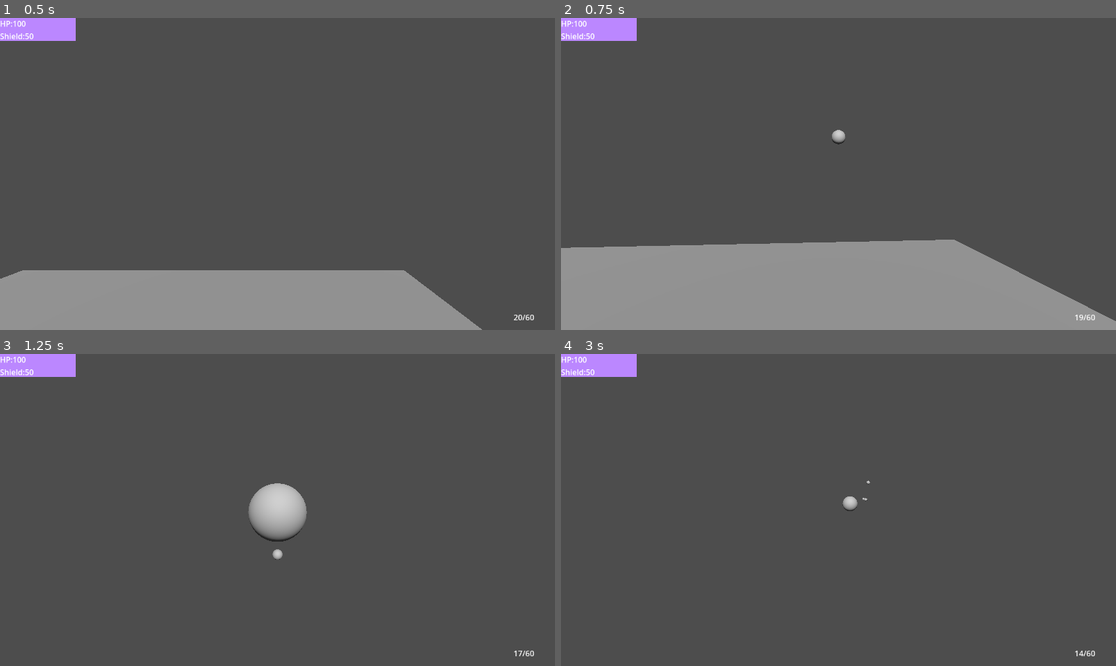
Above: before the commit, frames 1-4 (two rows, left to right).
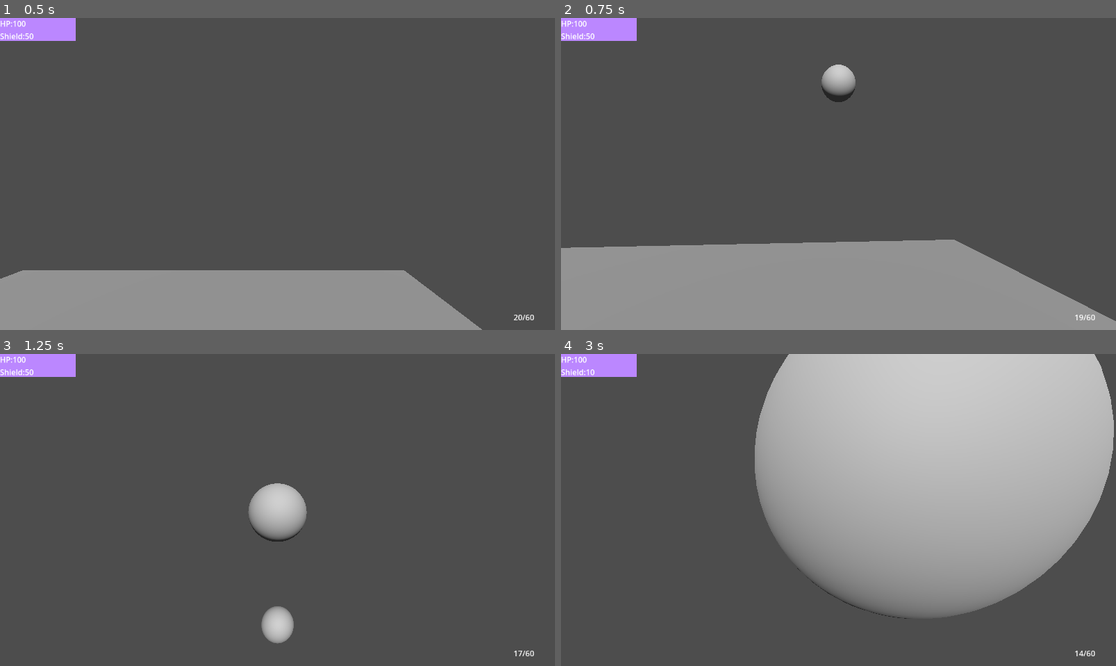
Above: after the commit, the same moments.

Repository: kuritism/scrimmages-during-internship-2
Game: Godot game, scene res://level.tscn
Same seed, same stepped clock (60 frames per second), same inputs: the game is played once before the commit and once after it.
Inputs (mouse positions are in pixels of both pictures, inside the frame that each line leads up to):
- Up to frame 1 (0.5 s): no input
- Up to frame 2 (0.75 s): move the mouse to (866, 174) at 0.52 s; press the mouse at (866, 174) at 0.53 s; hold W (move_forward) from 0.53 s (still down)
- Up to frame 3 (1.25 s): keep holding W (move_forward); tap Space (jump) at 0.77 s
- Up to frame 4 (3 s): keep holding W (move_forward); move the mouse to (810, 510) at 1.27 s; release the mouse at (810, 510) at 1.28 s; click (810, 510) at 1.35 s; tap Space (jump) at 1.52 s; move the mouse to (849, 503) at 2.02 s; press the mouse at (849, 503) at 2.03 s; move the mouse to (832, 516) at 2.77 s; release the mouse at (832, 516) at 2.78 s; click (832, 516) at 2.85 s

Frame 1 is identical in both runs. In frame 2, 0.6% of the frame differs, in the area x 46-54%, y 14-41%; in frame 3, 0.6%; in frame 4, 46%, in the area x 4-100%, y 0-85%.

Commit message:
ruff
<3

Diff:
--- a/Baisc Upgrade.gd
+++ b/Baisc Upgrade.gd
@@ -1,9 +1,15 @@
 extends Node3D
+@onready var bullet = null
+func bullet_setup(bullet_obj, enchant_damp):
+	bullet = bullet_obj
+	bullet.bullet_damage -= round(5 / enchant_damp)
+	bullet.bullet_speed -= round(10 / enchant_damp)
+	$"Status Effect".start()
 
-func bullet_setup(bullet, enchant_damp):
-	bullet.bullet_damage -= round(10 / enchant_damp)
-	bullet.bullet_speed -= round(10 / enchant_damp)
-func bullet_process(bullet, enchant_damp):
-	bullet.bullet_damage += round(1 / enchant_damp) + 1
+
 func onhit(body, enchant_damp):
-	print("ARGGHGHGHHGH")
+	pass
+
+
+func _on_timer_timeout():
+	bullet.bullet_damage += 5
--- a/Bullet.gd
+++ b/Bullet.gd
@@ -7,8 +7,9 @@
 @onready var enchantments = null
 @onready var enchant_damp = 1
 func setup(gun_basis, enchants):
-
-	enchantments = enchants
+	if enchants:
+		enchantments = enchants.duplicate()
+		add_child(enchantments)
 	#Math (Bigger Decimal = More Dampening)
 	enchant_damp = 0.5 + 0.5*(enchantments.get_child_count())
 
--- a/Bullet.tscn
+++ b/Bullet.tscn
@@ -21,6 +21,4 @@
 shape = SubResource("CapsuleShape3D_62014")
 disabled = true
 
-[node name="Enchantments" type="Node3D" parent="."]
-
 [connection signal="body_entered" from="Area3D" to="." method="_on_area_3d_body_entered"]
--- a/Gun_Component.gd
+++ b/Gun_Component.gd
@@ -9,7 +9,7 @@
 @export var bullet_speed : int = 20
 @export var bullet_damage : int = 10
 @export var bullet_spread : float
-@export var shell_amount : int = 3
+@export var shell_amount : int = 1
 @export var num_bullets = mag_size
 @export var additional_bullets = mag_size * num_reloads
 # Called when the node enters the scene tree for the first time.
@@ -23,6 +23,8 @@
 		var angle = rotation
 		print(angle)
 		add_child(bullet)
+		bullet.bullet_damage = bullet_damage
+		bullet.bullet_speed = bullet_speed
 		bullet.setup(global_transform.basis.z, $Enchantments)
 		bullet.position.x=position.x
 		bullet.position.y=position.y - 0.5
--- a/gun_component.tscn
+++ b/gun_component.tscn
@@ -16,11 +16,12 @@
 
 [node name="Enchantments" type="Node3D" parent="."]
 
-[node name="Baisc Upgrade" type="Node3D" parent="Enchantments"]
+[node name="Fermutations" type="Node3D" parent="Enchantments"]
 script = ExtResource("2_qgv5o")
 
-[node name="Baisc Upgrade2" type="Node3D" parent="Enchantments"]
-script = ExtResource("2_qgv5o")
+[node name="Status Effect" type="Timer" parent="Enchantments/Fermutations"]
+wait_time = 0.5
 
 [connection signal="timeout" from="Chamber_Time" to="." method="_on_chamber_time_timeout"]
 [connection signal="timeout" from="Reload_Time" to="." method="_on_reload_time_timeout"]
+[connection signal="timeout" from="Enchantments/Fermutations/Status Effect" to="Enchantments/Fermutations" method="_on_timer_timeout"]
--- a/player.tscn
+++ b/player.tscn
@@ -31,6 +31,7 @@
 current = true
 
 [node name="Gun Component" parent="TwistPivot/PitchPivot" instance=ExtResource("2_ke0wt")]
+bullet_damage = 10
 
 [node name="HP" parent="." instance=ExtResource("3_t4xu6")]
 
